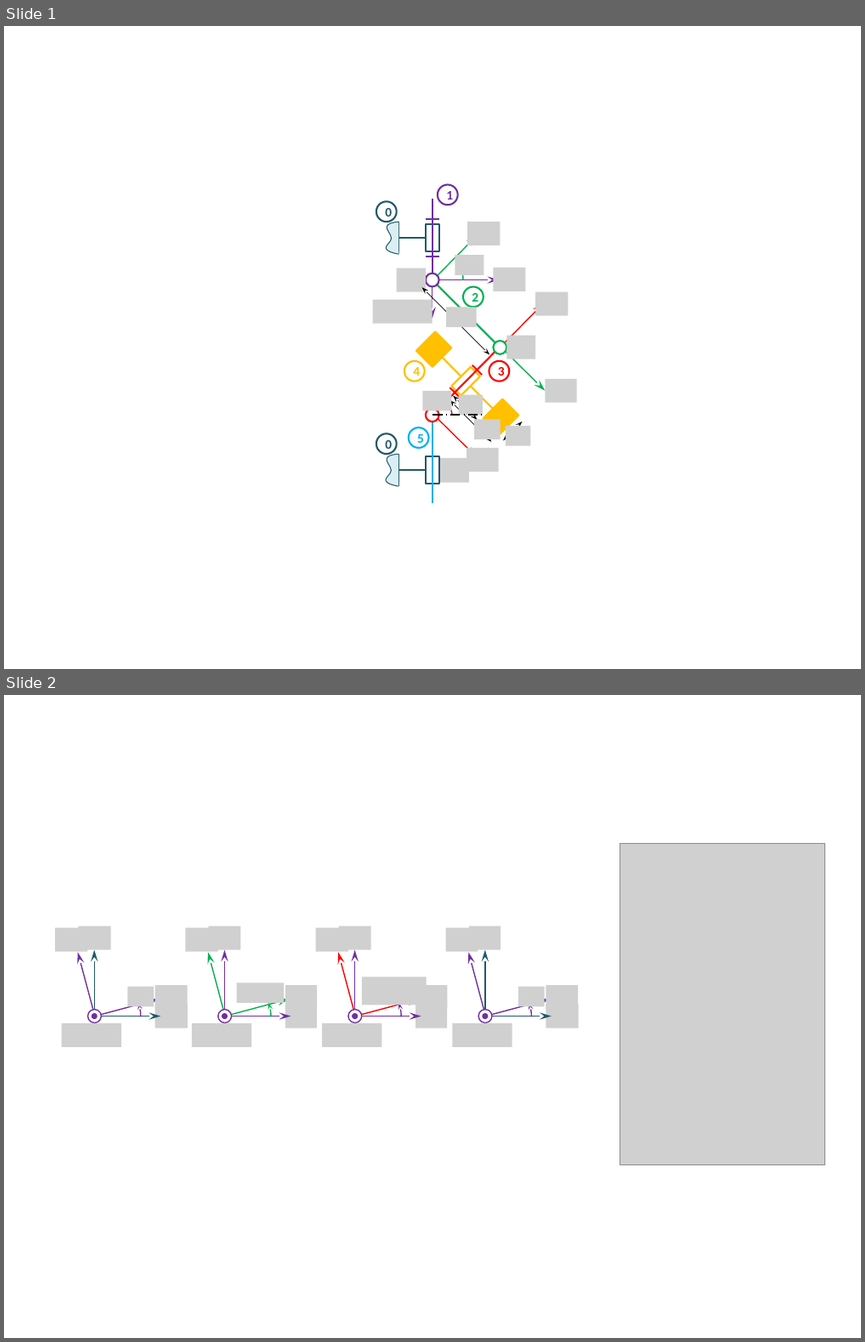
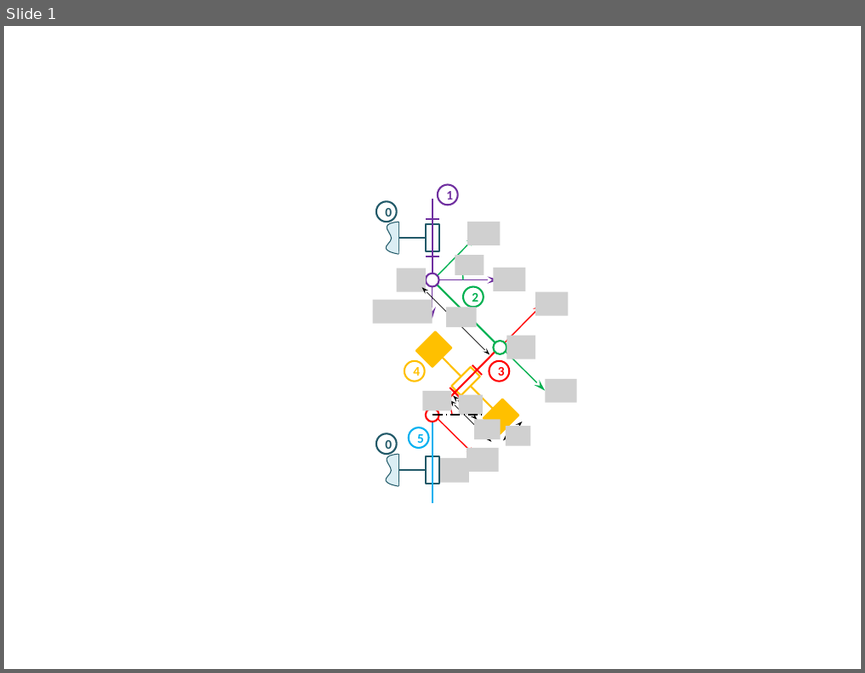
Before and after one commit to xpessoles/Cy_04_PSI_ModelisationDynamique, a slide deck: Chapitre_03_TorseursCinetiquesDynamiques/Application_01/images/Figures.pptx. Shown one above the other, each under a label of ours: slides 1 and 2 before the commit, slide 1 after it. The pictures are 865x1342 and 865x673 pixels, drawn with LibreOffice and Linux fonts; fonts in the diff are those of the drawing; grey boxes stand for pictures. Boxes give left, top, right and bottom in pixels: in the first picture for what was removed or moved away, otherwise in the second. Text is boxed around its words. In the diff, an @@ line names an element or a change of style, - is before the commit and + after.

```diff
--- a/Chapitre_03_TorseursCinetiquesDynamiques/Application_01/images/Figures.pptx
+++ b/Chapitre_03_TorseursCinetiquesDynamiques/Application_01/images/Figures.pptx
@@ slide 2 removed at <box>4,695,861,1338</box>, background #FFFFFF @@
@@ picture removed at <box>620,843,825,1164</box> @@
@@ group removed at <box>48,926,188,1062</box>: 6 pictures, 4 arrows, 2 ellipses, 1 arc (boxed as its full ellipse) @@
@@ group removed at <box>179,926,317,1062</box>: 6 pictures, 4 arrows, 2 ellipses, 1 arc (boxed as its full ellipse) @@
@@ group removed at <box>309,926,447,1062</box>: 6 pictures, 4 arrows, 2 ellipses, 1 arc (boxed as its full ellipse) @@
@@ group removed at <box>439,926,578,1062</box>: 6 pictures, 4 arrows, 2 ellipses, 1 arc (boxed as its full ellipse) @@
```
Also in this commit, not shown: 1 slide added, 2 other files.
